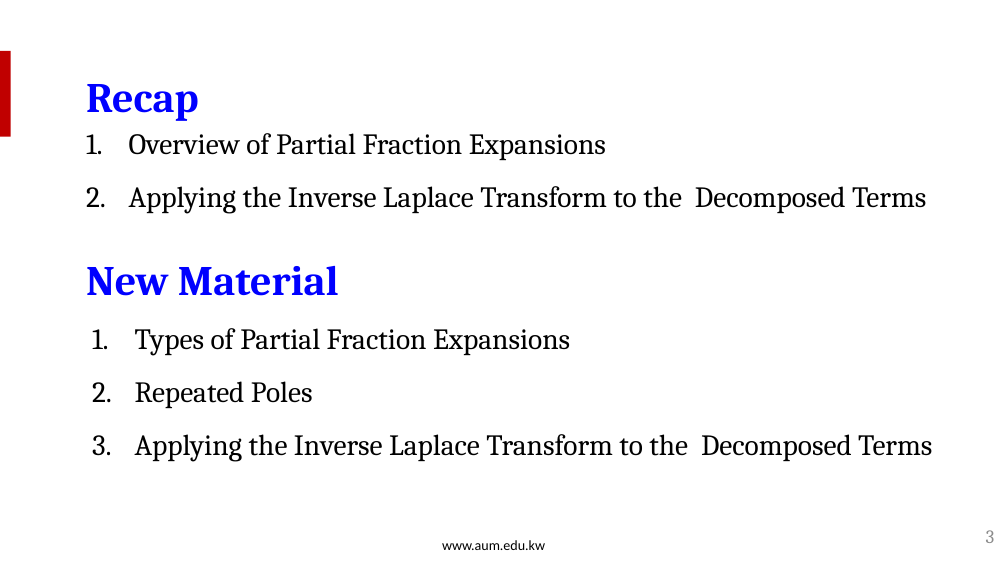
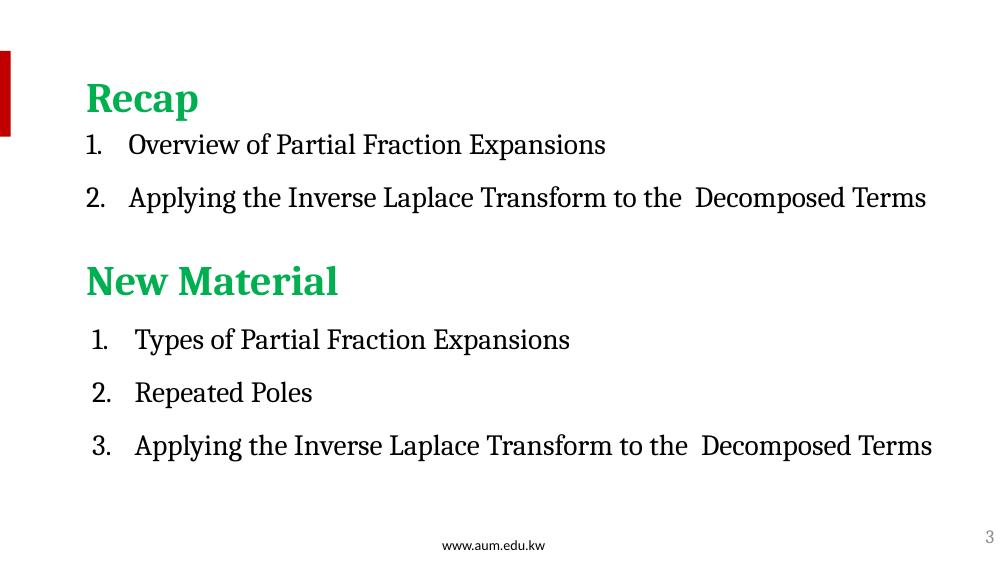
Before and after one commit to salmanrazzaq1993/AUM-WORK, a slide deck: slide 3 of PP WORK/Instructor Version/Week 3/Week 3 lecture 1 - LTA.pptx. Drawn at 1008x567 pixels with LibreOffice and Linux fonts; fonts in the diff are those of the drawing; background and template pictures are left out. Boxes give left, top, right and bottom in pixels: in the first picture for what was removed or moved away, otherwise in the second. Text is boxed around its words. In the diff, an @@ line names an element or a change of style, - is before the commit and + after.

```diff
--- a/PP WORK/Instructor Version/Week 3/Week 3 lecture 1 - LTA.pptx
+++ b/PP WORK/Instructor Version/Week 3/Week 3 lecture 1 - LTA.pptx
@@ text "Recap" at bbox=[86, 84, 199, 121]: text colour #0000FF to #00B050 @@
@@ text "New Material" at bbox=[86, 266, 339, 296]: text colour #0000FF to #00B050 @@
```
Also in this commit, not shown: 14 other slides changed.
